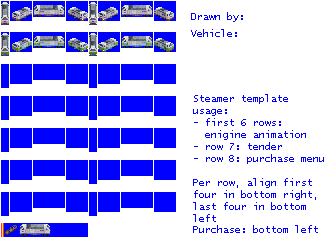
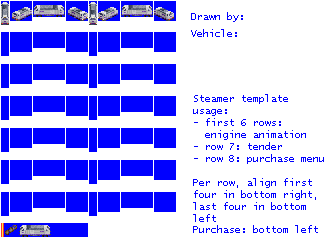
Layered file, before and after one edit (331x237). Changes by layer:
removed layer "Pasted Layer" over [154, 38, 174, 52]
painted on "empty.png" over [1, 33, 153, 237]
